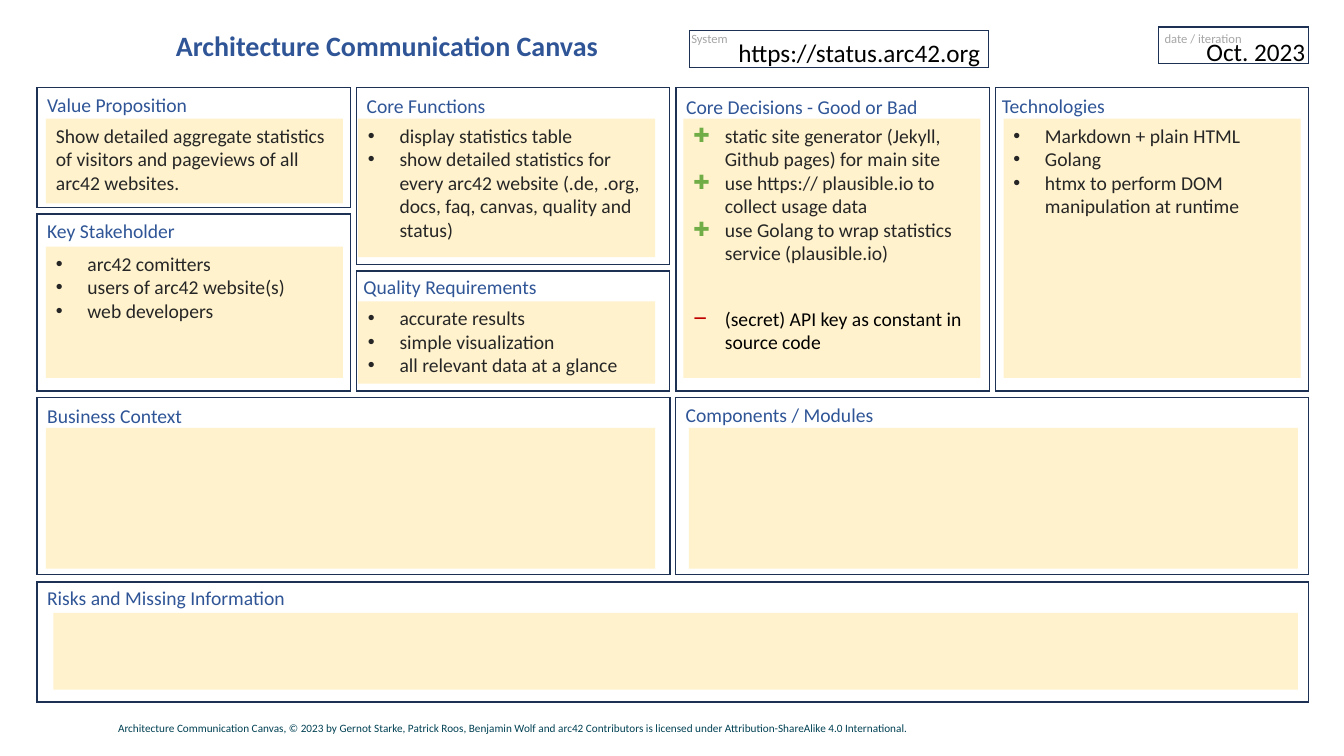
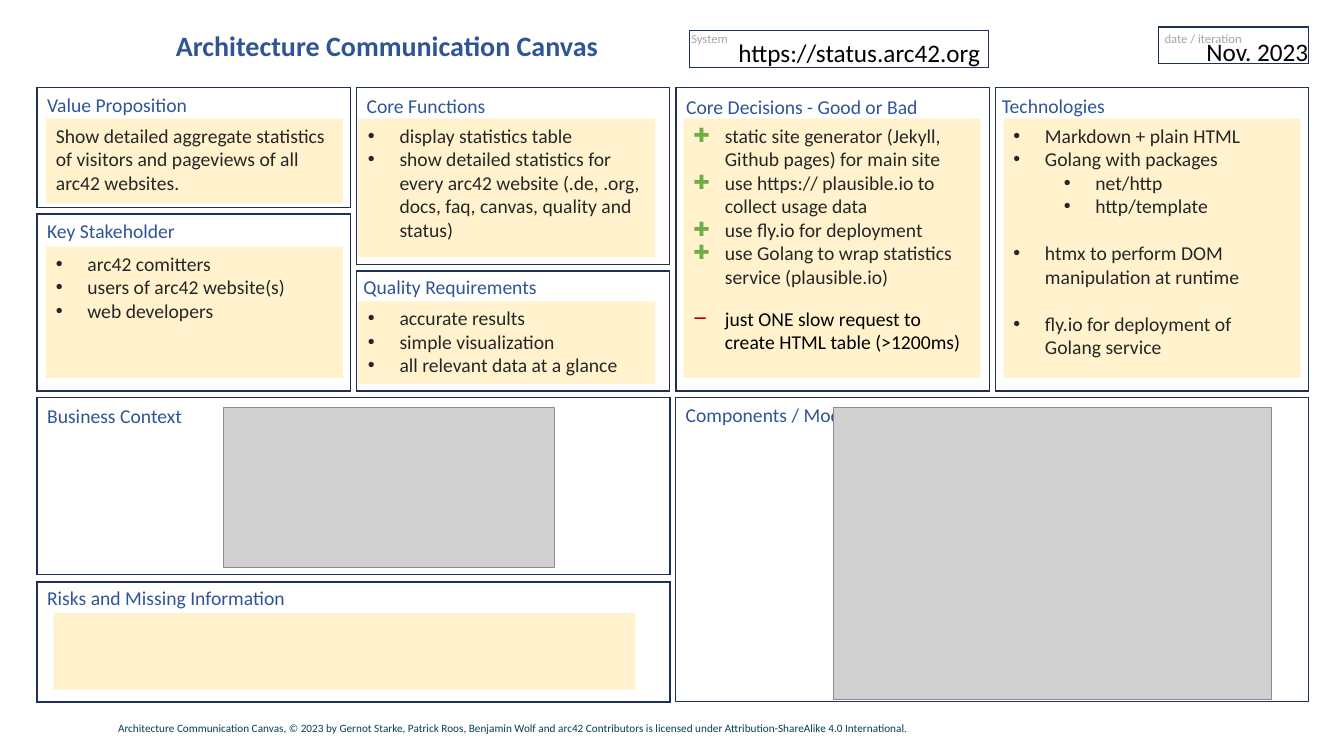
Before and after one commit to arc42/status.arc42.org-site, a slide deck: slide 1 of docs/canvas-status-arc42-org.pptx. Drawn at 1344x756 pixels with LibreOffice and Linux fonts; fonts in the diff are those of the drawing; grey boxes stand for pictures; background and template pictures are left out. Boxes give left, top, right and bottom in pixels: in the first picture for what was removed or moved away, otherwise in the second. Text is boxed around its words. In the diff, an @@ line names an element or a change of style, - is before the commit and + after.

```diff
--- a/docs/canvas-status-arc42-org.pptx
+++ b/docs/canvas-status-arc42-org.pptx
@@ text at (1206, 40, 1308, 64): text changed @@
-Oct. 2023
+Nov. 2023
@@ text in rectangle at (1045, 152, 1218, 216): text changed @@
-• Golang
+• Golang with packages
+  • net/http
+  • http/template
@@ text in rectangle at (725, 223, 922, 240): paragraph added @@
+✚ use fly.io for deployment
@@ text at (725, 312, 960, 352): text changed @@
-− (secret) API key as constant in source code
+− just ONE slow request to create HTML table (>1200ms)
@@ text in rectangle at (1045, 317, 1231, 358): paragraph added @@
+• fly.io for deployment of Golang service
@@ picture added at (224, 408, 555, 569) @@
@@ rectangle: place and size @@
-rectangle at (676, 397, 1309, 575)
+rectangle at (676, 397, 1309, 702)
@@ picture added at (834, 408, 1271, 700) @@
@@ rectangle removed at (46, 429, 655, 570) @@
@@ rectangle removed at (689, 429, 1298, 570) @@
@@ rectangle: place and size @@
-rectangle at (37, 582, 1309, 702)
+rectangle at (37, 582, 670, 702)
@@ rectangle: place and size @@
-rectangle at (53, 613, 1299, 690)
+rectangle at (53, 613, 635, 690)
```
Also in this commit, not shown: 1 slide removed, 7 other files.
